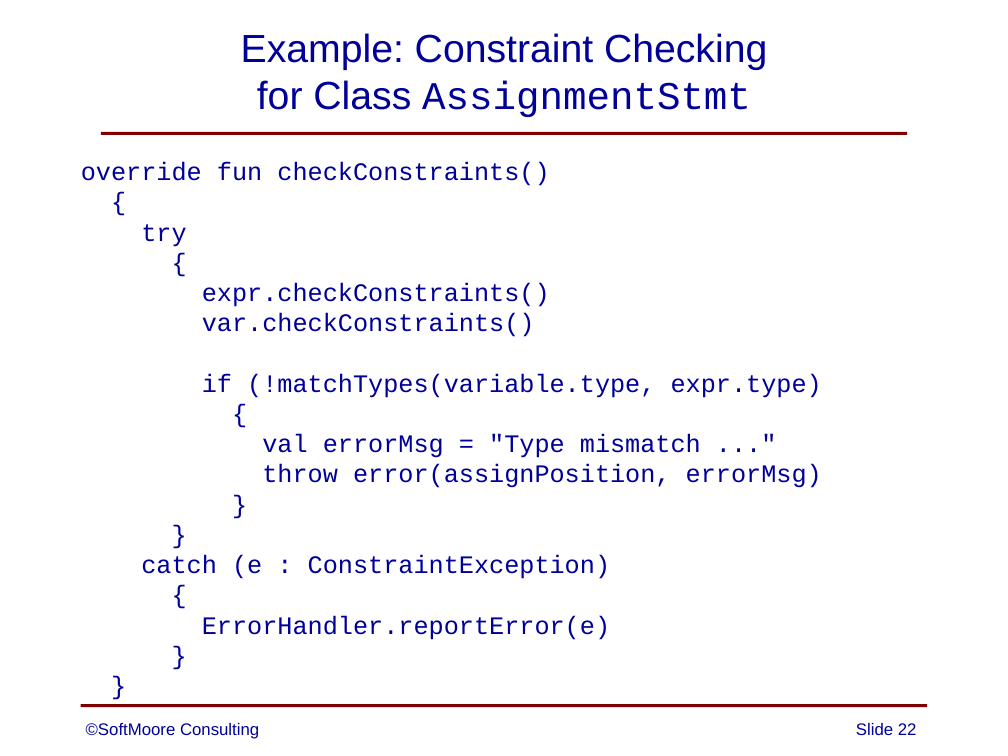
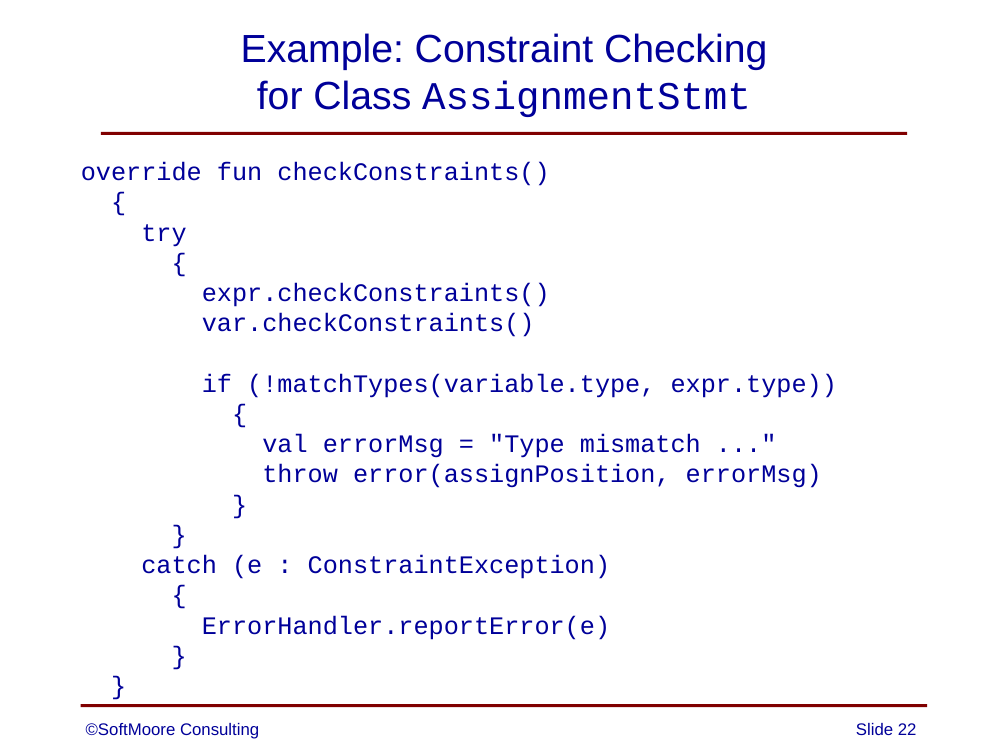
Before and after one commit to SoftMoore/CPRL-Kt, a slide deck: slide 22 of PowerPoint/09 - Constraint Analysis.pptx. Drawn at 1008x756 pixels with LibreOffice and Linux fonts; fonts in the diff are those of the drawing. Boxes give left, top, right and bottom in pixels: in the first picture for what was removed or moved away, otherwise in the second. Text is boxed around its words. In the diff, an @@ line names an element or a change of style, - is before the commit and + after.

Commit message:
added missing right paren on one slide

```diff
--- a/PowerPoint/09 - Constraint Analysis.pptx
+++ b/PowerPoint/09 - Constraint Analysis.pptx
@@ text at <box>202,373,837,398</box>: text changed @@
-if (!matchTypes(variable.type, expr.type)
+if (!matchTypes(variable.type, expr.type))
```
